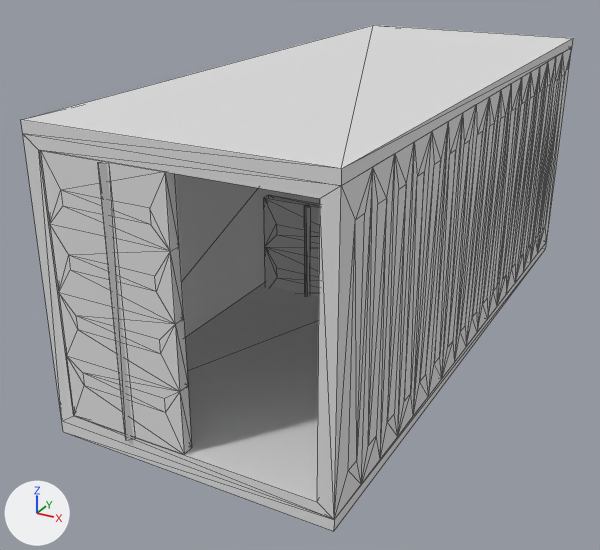
Two versions of the glTF model models/ultimate-pack/low-poly-10/t/props-cargo-shipping-green.glb, one commit apart.
Before and after are seen from a camera (50 mm lens) standing at (3.25, -7.13, 3.85) and looking at (-0.46, -0.38, 0.47). Lighting does not change. The marker at lower left points along +X, +Y and +Z. The picture after the commit comes second. Mesh edges are drawn as thin lines. Where no turn or scale is listed for an object, it has been applied to the vertices.

In view in the first picture: 'cargo-shipping-base_green', 'cargo-shipping-door_L_green', 'cargo-shipping-door_R_green'.
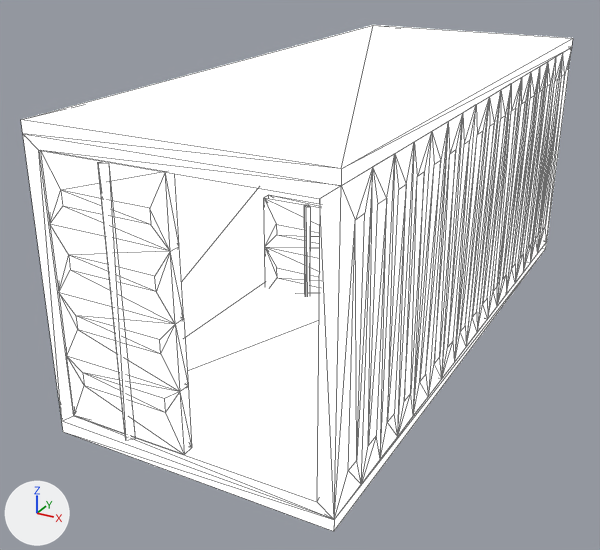
Pixel boxes (x1, y1, x2, y2) of what changed, in the pictures (600 x 550 px):
'cargo-shipping-base_green', recoloured, surface changed (lighter): (21, 25, 573, 531) in both
'cargo-shipping-door_R_green', recoloured, surface changed (lighter): (40, 150, 192, 455) in both
'cargo-shipping-door_L_green', recoloured, surface changed (lighter): (264, 195, 320, 297) in both

Edits to the bpy script that builds the scene:
```text
Change mat_lowpoly_colors:
    mat_lowpoly_colors.base_color: (0.8, 0.8, 0.8) -> (1.0, 1.0, 1.0)  # white #e7e7e7 -> white #ffffff
    add mat_lowpoly_colors.emission_strength = 1.0
```
